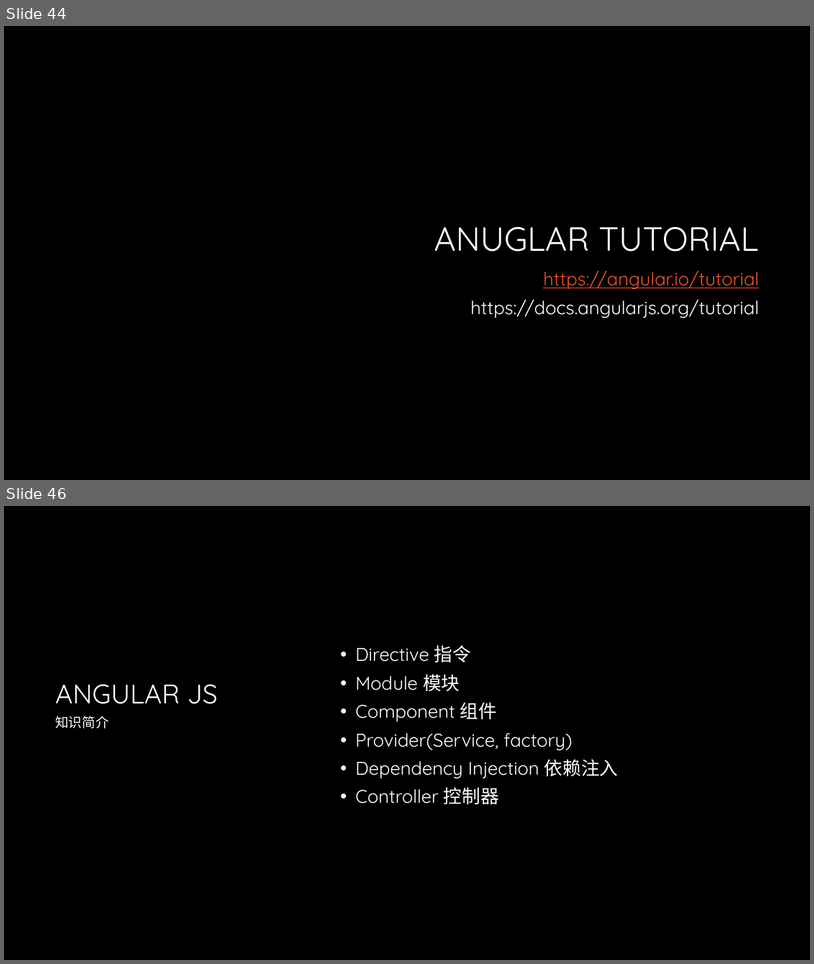
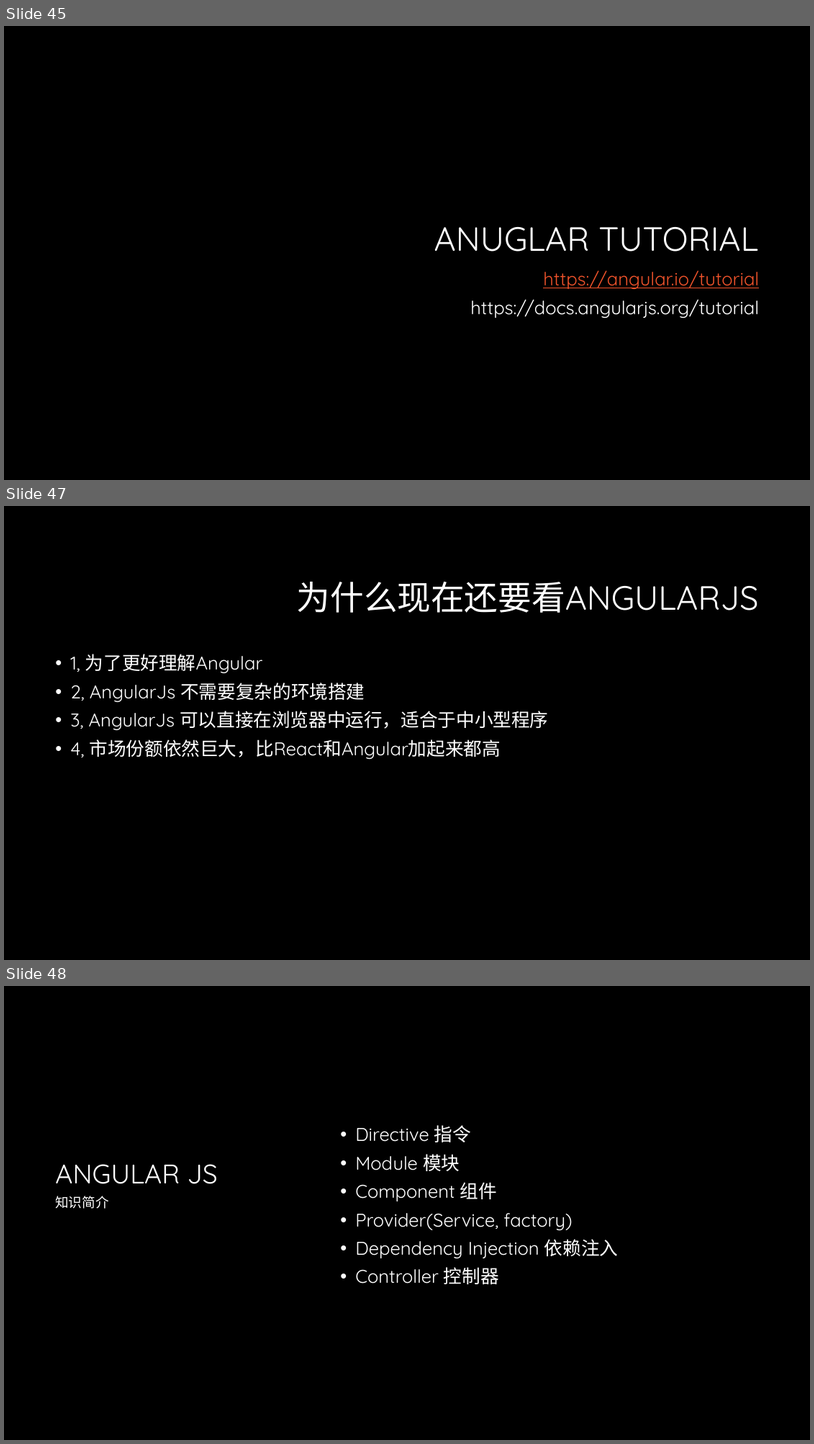
Before and after one commit to lee813/ECVFrontend, a slide deck: 前端课程.pptx. Shown one above the other, each under a label of ours: slides 44 and 46 before the commit, slides 45, 47 and 48 after it; the slides between them are not shown. The pictures are 814x964 and 814x1444 pixels, drawn with LibreOffice and Linux fonts; fonts in the diff are those of the drawing; background and template pictures are left out. Boxes give left, top, right and bottom in pixels: in the first picture for what was removed or moved away, otherwise in the second. Text is boxed around its words. In the diff, an @@ line names an element or a change of style, - is before the commit and + after.

```diff
--- a/前端课程.pptx
+++ b/前端课程.pptx
@@ slide 47 added at (4,506,810,960), background #000000 @@
@@ title added at (297,582,759,613), 40 pt, text #FFFFFF @@
+为什么现在还要看ANGULARJS
@@ text added at (70,654,548,759), 22 pt, text #FFFFFF @@
+• 1, 为了更好理解Angular
+• 2, AngularJs 不需要复杂的环境搭建
+• 3, AngularJs 可以直接在浏览器中运行，适合于中小型程序
+• 4, 市场份额依然巨大，比React和Angular加起来都高
@@ what was slide 44 is now slide 45 @@
@@ what was slide 46 is now slide 48 @@
```
Also in this commit, not shown: 2 slides changed, 1 other slide added.
